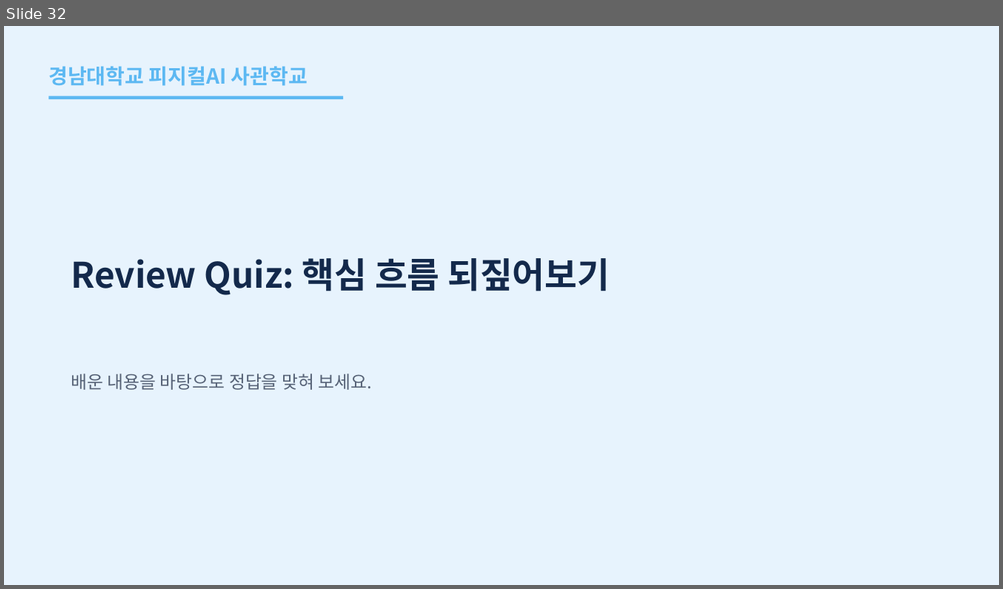
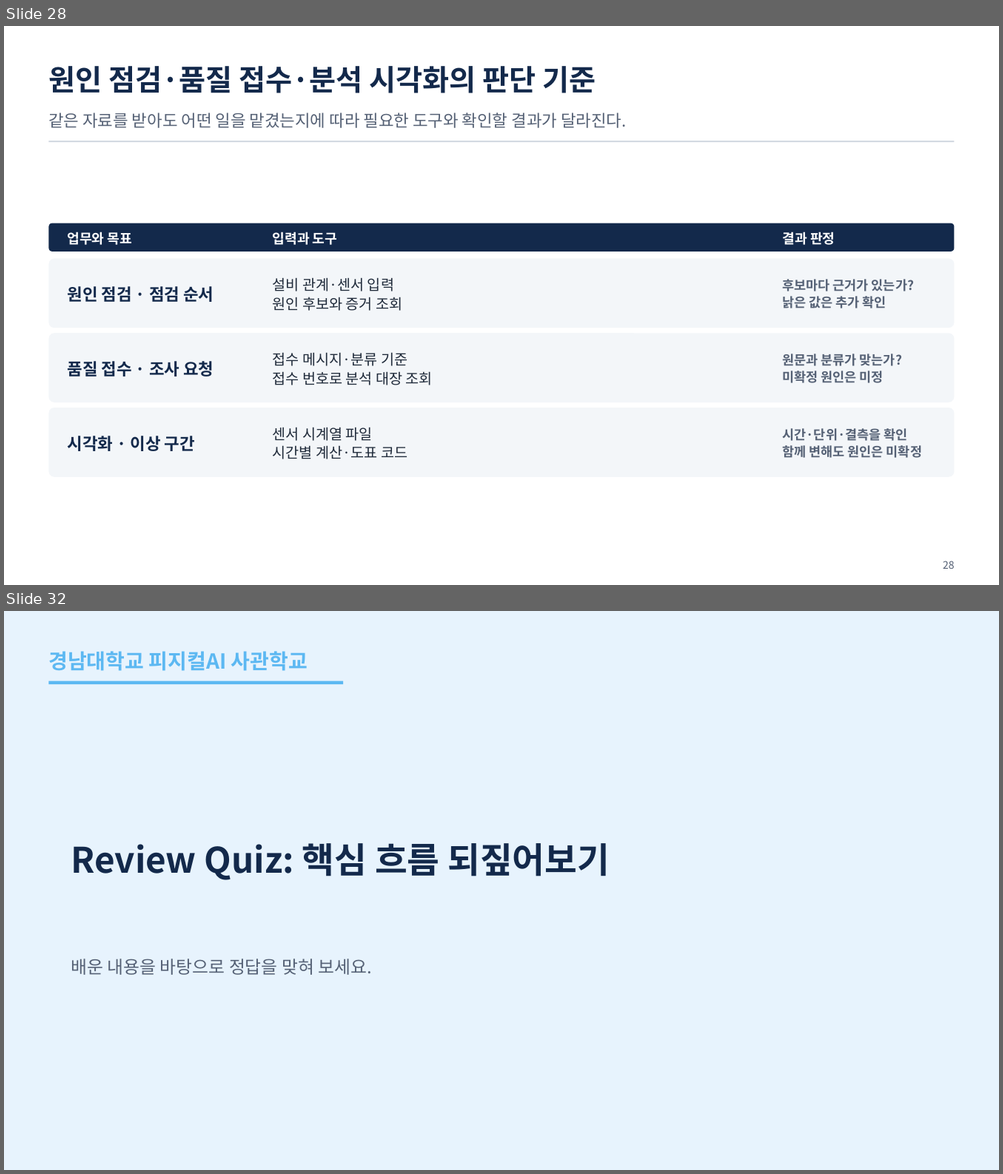
Before and after one commit to uengine-oss/hyd-iot-edu, a slide deck: workspace/강의제작/산출물/통합반/이론_오프라인/07회차/통합반_오프라인_07회차.pptx. Shown one above the other, each under a label of ours: slide 32 before the commit, slides 28 and 32 after it; the slides between them are not shown. The pictures are 1003x589 and 1003x1174 pixels, drawn with LibreOffice and Linux fonts; fonts in the diff are those of the drawing. Boxes give left, top, right and bottom in pixels: in the first picture for what was removed or moved away, otherwise in the second. Text is boxed around its words. In the diff, an @@ line names an element or a change of style, - is before the commit and + after.

Commit message:
통합반 7회차 현장 23~31장 변경 검증·업무 적용과 복습 확정

```diff
--- a/workspace/강의제작/산출물/통합반/이론_오프라인/07회차/통합반_오프라인_07회차.pptx
+++ b/workspace/강의제작/산출물/통합반/이론_오프라인/07회차/통합반_오프라인_07회차.pptx
@@ slide 28 added at [4,26,999,585], background #FFFFFF @@
@@ text added at [48,66,595,93], 28 pt, text #13294B, bold @@
+원인 점검·품질 접수·분석 시각화의 판단 기준
@@ text added at [48,113,626,128], 16 pt, text #556175 @@
+같은 자료를 받아도 어떤 일을 맡겼는지에 따라 필요한 도구와 확인할 결과가 달라진다.
@@ rectangle added at [48,141,954,142], fill #D3D9E1 @@
@@ rounded rectangle added at [48,223,954,251], fill #13294B @@
@@ text added at [68,232,132,245], 13 pt, text #FFFFFF, bold @@
+업무와 목표
@@ text added at [273,232,337,245], 13 pt, text #FFFFFF, bold @@
+입력과 도구
@@ text added at [782,232,834,245], 13 pt, text #FFFFFF, bold @@
+결과 판정
@@ rounded rectangle added at [48,259,954,328], fill #F3F6F9 @@
@@ text added at [68,286,213,302], 16 pt, text #13294B, bold @@
+원인 점검 · 점검 순서
@@ text added at [273,278,402,311], 14 pt, text #1F2A3A @@
+설비 관계·센서 입력
+원인 후보와 증거 조회
@@ text added at [782,279,913,309], 12.5 pt, text #556175, bold @@
+후보마다 근거가 있는가?
+낡은 값은 추가 확인
@@ rounded rectangle added at [48,333,954,403], fill #F3F6F9 @@
@@ text added at [273,352,432,386], 14 pt, text #1F2A3A @@
+접수 메시지·분류 기준
+접수 번호로 분석 대장 조회
@@ text added at [782,354,902,383], 12.5 pt, text #556175, bold @@
+원문과 분류가 맞는가?
+미확정 원인은 미정
@@ text added at [68,361,213,377], 16 pt, text #13294B, bold @@
+품질 접수 · 조사 요청
@@ rounded rectangle added at [48,408,954,477], fill #F3F6F9 @@
@@ text added at [68,436,195,452], 16 pt, text #13294B, bold @@
+시각화 · 이상 구간
@@ text added at [273,427,407,460], 14 pt, text #1F2A3A @@
+센서 시계열 파일
+시간별 계산·도표 코드
@@ text added at [782,429,922,458], 12.5 pt, text #556175, bold @@
+시간·단위·결측을 확인
+함께 변해도 원인은 미확정
@@ text added at [942,561,954,569], 10 pt, text #556175 @@
+28
```
Also in this commit, not shown: 6 slides changed, 2 other slides added, 3 slides removed, 10 other files.
